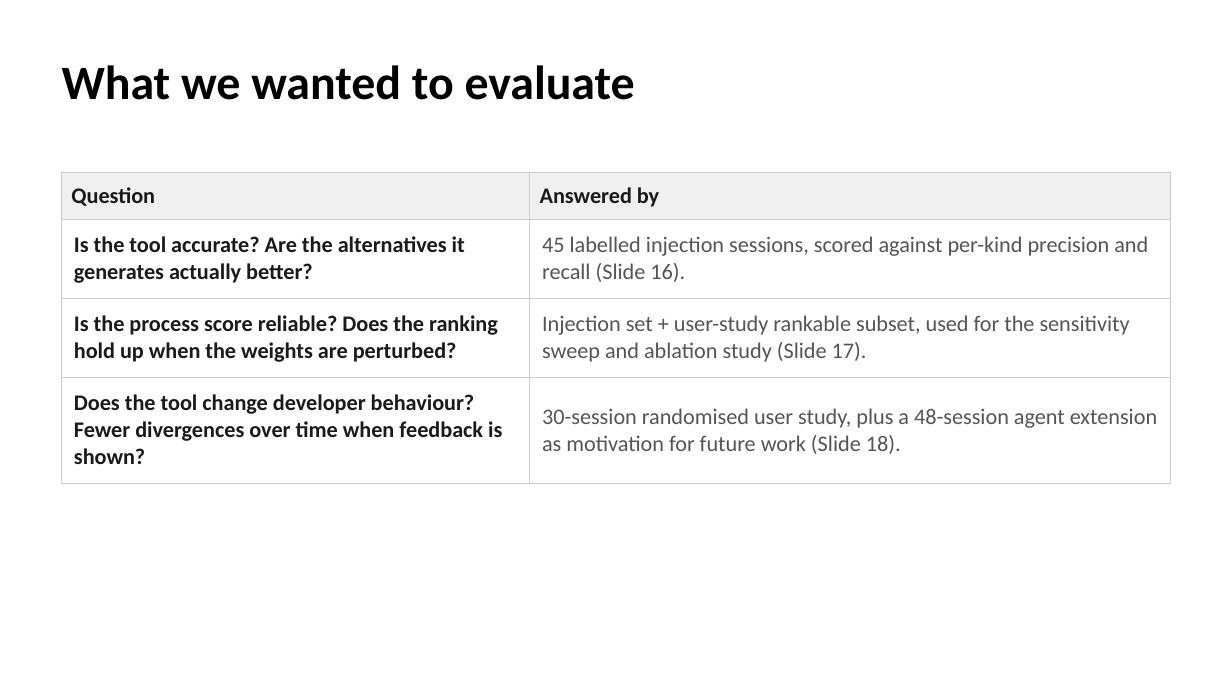
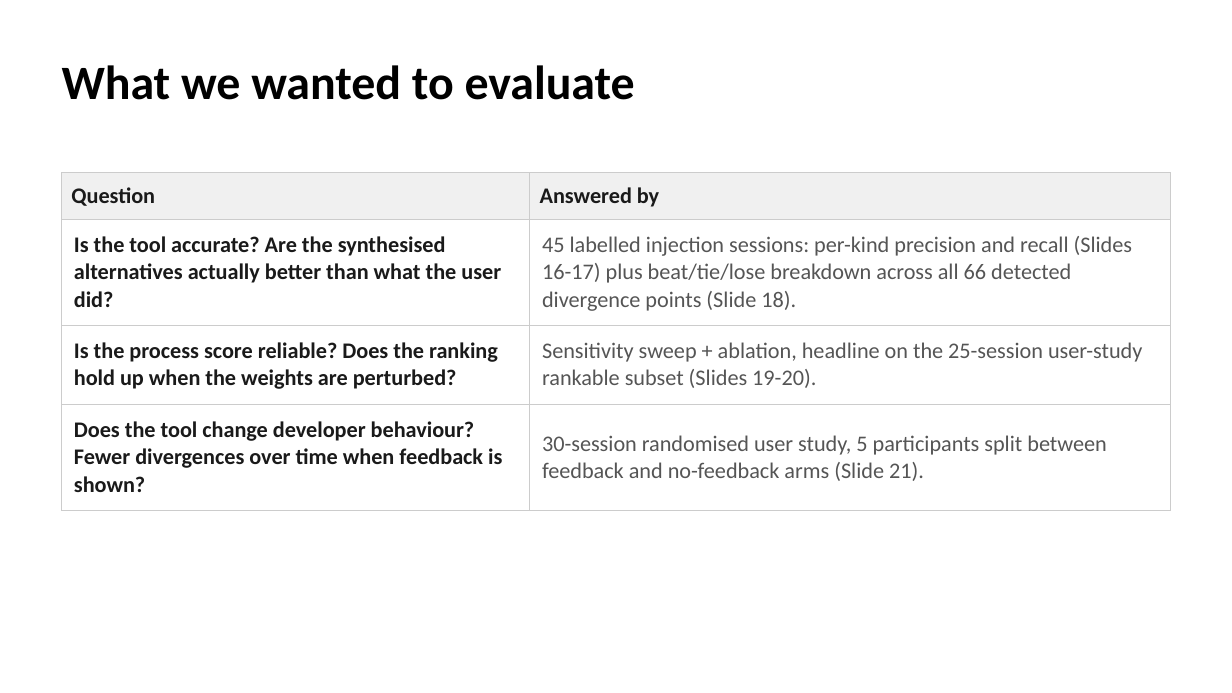
Before and after one commit to EthanHosier/fyp, a slide deck: slide 15 of presentation/slides.pptx. Drawn at 1232x693 pixels with LibreOffice and Linux fonts; fonts in the diff are those of the drawing. Boxes give left, top, right and bottom in pixels: in the first picture for what was removed or moved away, otherwise in the second. Text is boxed around its words. In the diff, an @@ line names an element or a change of style, - is before the commit and + after.

Commit message:
feat: add user study + agent slides

```diff
--- a/presentation/slides.pptx
+++ b/presentation/slides.pptx
@@ table at bbox=[62, 172, 1170, 496] @@
-row 2, column 1: Is the tool accurate? Are the alternatives it generates actually better?
+row 2, column 1: Is the tool accurate? Are the synthesised alternatives actually better than what the user did?
-row 2, column 2: 45 labelled injection sessions, scored against per-kind precision and recall (Slide 16).
+row 2, column 2: 45 labelled injection sessions: per-kind precision and recall (Slides 16-17) plus beat/tie/lose breakdown across all 66 detected divergence points (Slide 18).
-row 3, column 2: Injection set + user-study rankable subset, used for the sensitivity sweep and ablation study (Slide 17).
+row 3, column 2: Sensitivity sweep + ablation, headline on the 25-session user-study rankable subset (Slides 19-20).
-row 4, column 2: 30-session randomised user study, plus a 48-session agent extension as motivation for future work (Slide 18).
+row 4, column 2: 30-session randomised user study, 5 participants split between feedback and no-feedback arms (Slide 21).
```
Also in this commit, not shown: 4 slides added, 1 slide removed, 2 other files.
